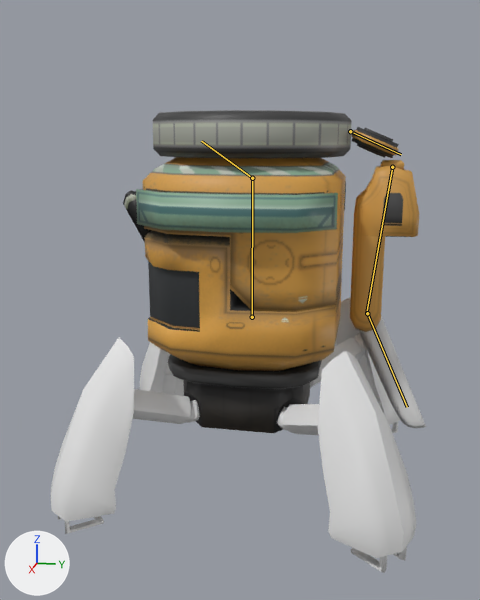
An edit to the FBX model Procedural animation test/Assets/Models/Player/Hermit.fbx, drawn before and after from the same camera.
One viewpoint serves both versions: a camera (50 mm lens) standing at (1.038, 0.191, 0.558) and looking at (0.021, -0.012, 0.304). Lighting does not change. The marker at lower left points along +X, +Y and +Z. The first picture is the older version. The bones that change are drawn over the model as lines.

Names of what the first picture shows: 'Body', 'DownPart', 'Knife', 'Legs', 'Multi-tool', 'UpPart'.
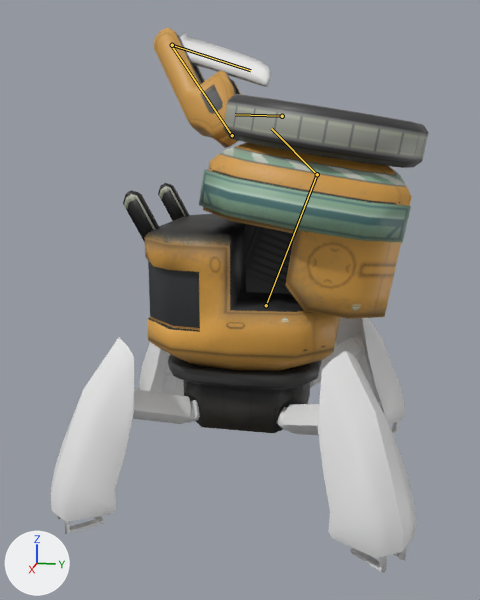
The newer file adds an action. The first version stands in its rest pose; the second is drawn at frame 12 of the action 'Hermit|SwitchtToCut'.

What differs and where, as boxes (x1, y1, x2, y2) in the pictures (480 x 600 px):
```json
{"object": "UpPart", "change": "posed", "before": [136, 110, 352, 312], "after": [199, 94, 429, 319], "on screen": "6% wider, 11% taller"}
{"object": "Multi-tool", "change": "posed", "before": [350, 127, 419, 332], "after": [154, 28, 241, 148]}
{"object": "Knife", "change": "posed", "before": [355, 317, 426, 428], "after": [180, 33, 271, 87]}
{"bone": "CentralJoint", "before": "(252, 317) to (252, 178)", "after": "(266, 305) to (317, 174)"}
{"bone": "UpperPart", "before": "(252, 178) to (201, 141)", "after": "(317, 174) to (271, 128)"}
{"bone": "SmallDisc", "before": "(350, 131) to (401, 154)", "after": "(282, 116) to (235, 114)"}
{"bone": "MultiTool", "before": "(392, 167) to (366, 313)", "after": "(232, 135) to (171, 45)"}
{"bone": "Item", "before": "(367, 313) to (407, 407)", "after": "(172, 45) to (250, 70)"}
```

The change, as JSON lines over the scene's bpy script:
```json
{"block": "bone_centraljoint", "where": "bone_centraljoint = bpy.data.objects['Hermit'].pose.bones['CentralJoint']  # child of 'LowerPart'"}
{"op": "set", "path": "bone_centraljoint.location", "old": "(0.0, 0.0, 0.0)", "new": "(0.0, 0.02, -0.023)"}
{"op": "set", "path": "bone_centraljoint.rotation_quaternion", "old": "(1.0, 0.0, 0.0, 0.0)", "new": "(0.985, -0.174, 0.0, 0.0)", "note": "degrees (0, 0, 0) -> degrees (-20, 0, 0)"}
{"block": "bone_upperpart", "where": "bone_upperpart = bpy.data.objects['Hermit'].pose.bones['UpperPart']  # child of 'CentralJoint'"}
{"op": "set", "path": "bone_upperpart.rotation_quaternion", "old": "(1.0, 0.0, 0.0, 0.0)", "new": "(0.995, 0.096, -0.004, -0.002)", "note": "degrees (0, 0, 0) -> degrees (11, 0, 0)"}
{"block": "bone_smalldisc", "where": "bone_smalldisc = bpy.data.objects['Hermit'].pose.bones['SmallDisc']  # child of 'Disc'"}
{"op": "set", "path": "bone_smalldisc.location", "old": "(0.0, 0.0, 0.0)", "new": "(-0.085, -0.211, -0.086)"}
{"op": "set", "path": "bone_smalldisc.rotation_quaternion", "old": "(1.0, 0.0, 0.0, 0.0)", "new": "(0.069, -0.008, -0.257, 0.964)", "note": "degrees (0, 0, 0) -> degrees (-30, -1, 172)"}
{"block": "bone_multitool", "where": "bone_multitool = bpy.data.objects['Hermit'].pose.bones['MultiTool']  # child of 'SmallDisc'"}
{"op": "set", "path": "bone_multitool.location", "old": "(0.0, 0.0, 0.0)", "new": "(-0.005, 0.014, 0.0)"}
{"op": "set", "path": "bone_multitool.rotation_quaternion", "old": "(1.0, 0.0, 0.0, 0.0)", "new": "(0.493, 0.852, 0.174, -0.031)", "note": "degrees (0, 0, 0) -> degrees (122, 13, 16)"}
{"block": "bone_item", "where": "bone_item = bpy.data.objects['Hermit'].pose.bones['Item']  # child of 'MultiTool'"}
{"op": "set", "path": "bone_item.rotation_quaternion", "old": "(1.0, 0.0, 0.0, 0.0)", "new": "(0.505, 0.863, 0.0, 0.0)", "note": "degrees (0, 0, 0) -> degrees (119, 0, 0)"}
{"op": "set", "path": "bone_item.scale", "old": "(1.0, 1.0, 1.0)", "new": "(1.05, 1.05, 1.05)"}
```
